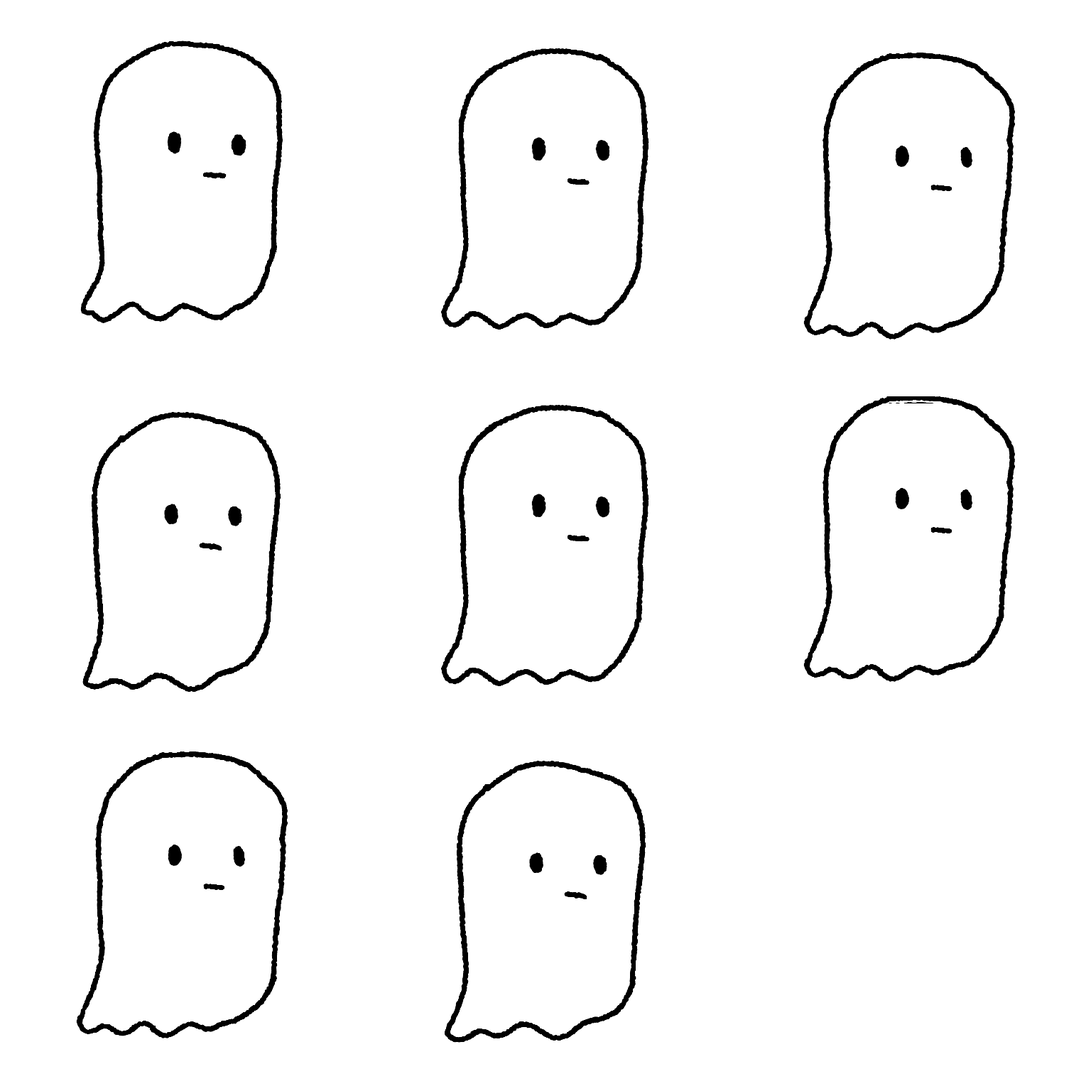
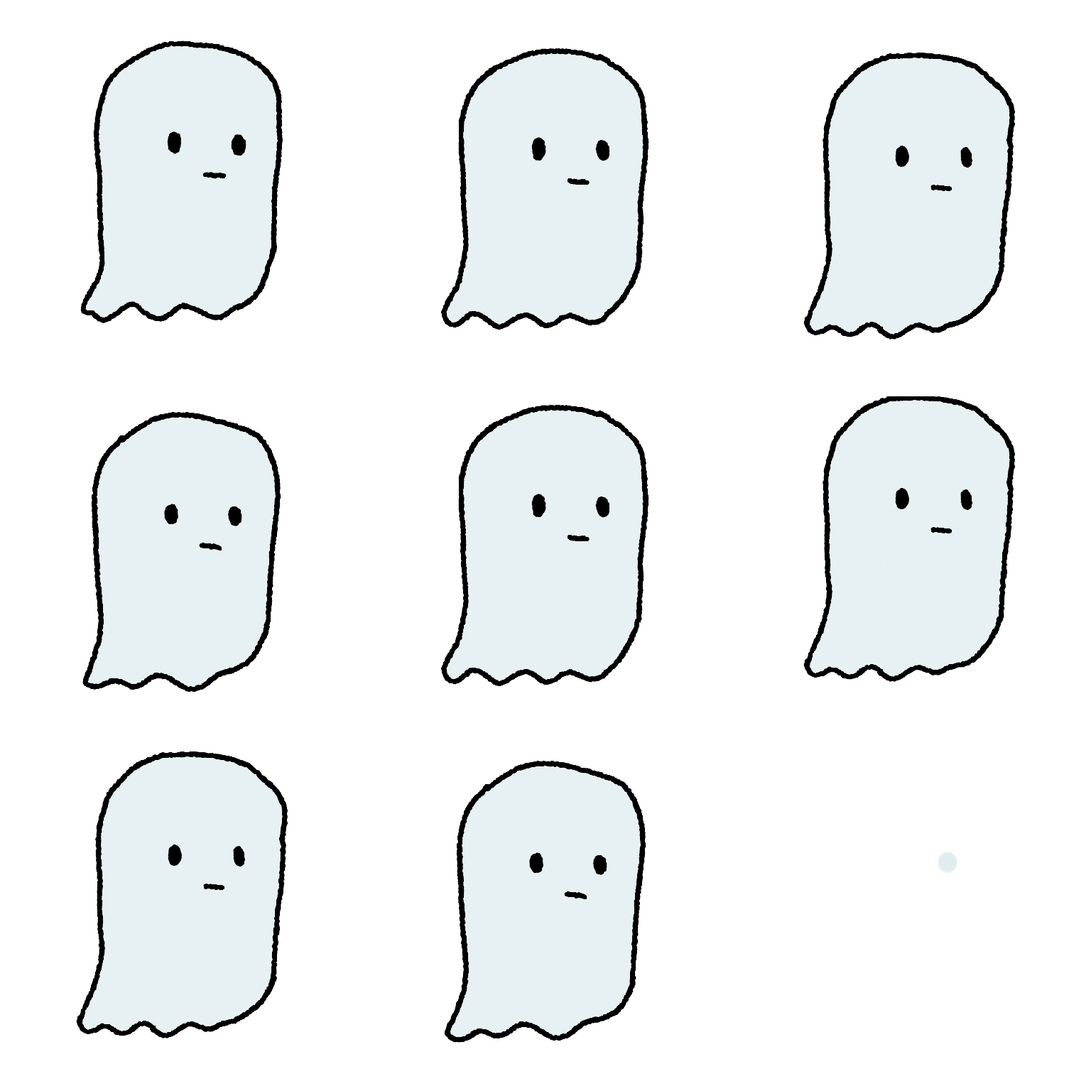
Layers edited between the first and the second 1091 × 1091 image:
painted on "Layer 6" over (x1=886, y1=400, x2=959, y2=875)
added layer "col" (80%) above "Background" over (x1=82, y1=45, x2=1015, y2=1039)
